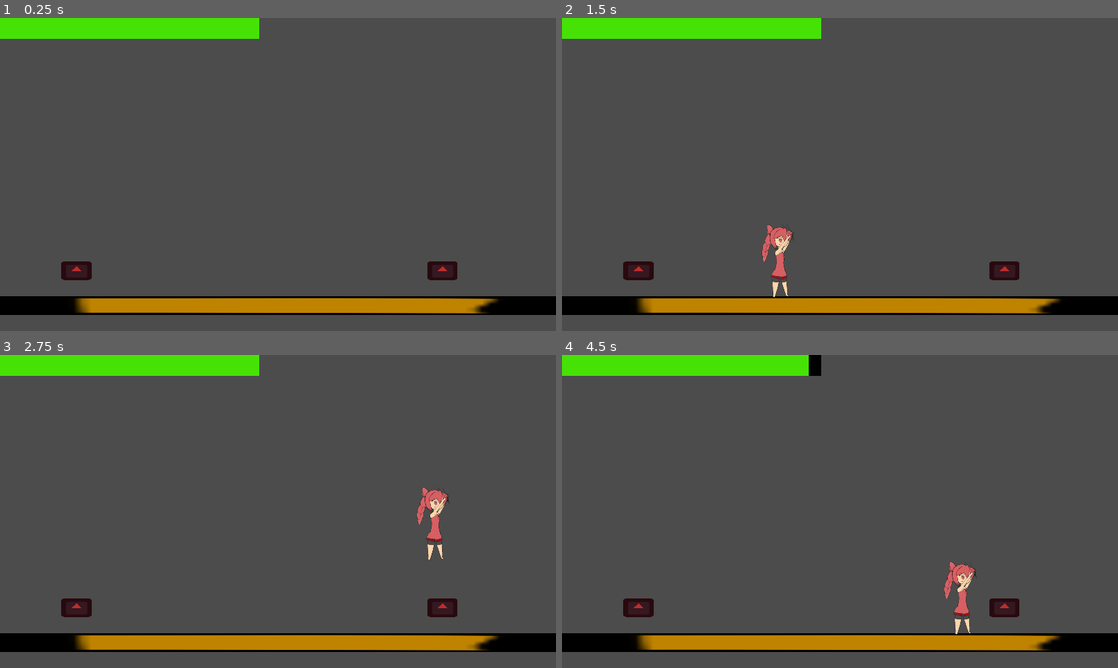
Above: before the commit, frames 1-4 (two rows, left to right).
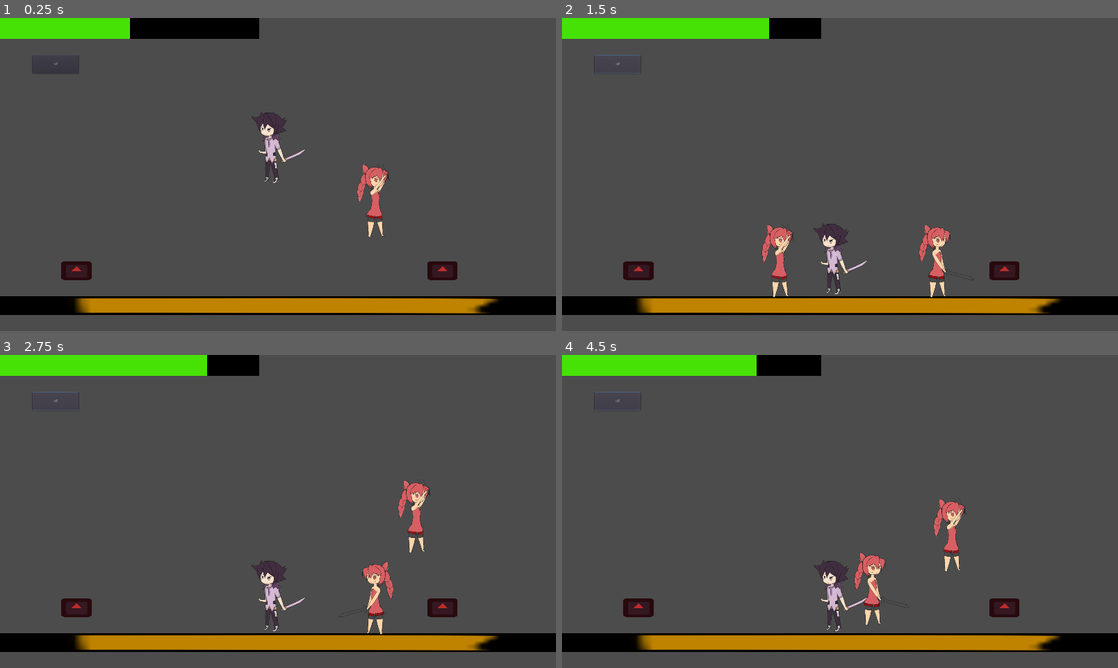
Above: after the commit, the same moments.

Repository: BeatMil/BigChase
Game: Godot game, scene res://scene/test_ground.tscn
Same seed, same stepped clock (60 frames per second), same inputs: the game is played once before the commit and once after it. The engine's default icon, where the game draws it, is replaced by a stand-in: a white triangle on a blue panel in a dark square.
Inputs (mouse positions are in pixels of both pictures, inside the frame that each line leads up to):
- Up to frame 1 (0.25 s): no input
- Up to frame 2 (1.5 s): click (617, 64) at 0.5 s, where only the run after the commit has a clickable "HP"; tap Enter at 1.25 s; hold U (p1_right) from 1.28 s (still down); hold Backspace (p2_attack) from 1.28 s (still down)
- Up to frame 3 (2.75 s): keep holding U (p1_right); tap . (p1_up) at 1.52, 2.27 s; tap T (p2_down) at 1.55, 2.1 s; release Backspace (p2_attack) at 2.03 s; tap H (p2_left) at 2.3 s
- Up to frame 4 (4.5 s): release U (p1_right) at 2.78 s; hold O (p1_left) 2.78-3.53 s; hold H (p2_left) 2.78-3.53 s; tap N (p2_right) at 3.05, 3.6 s; hold U (p1_right) from 3.53 s (still down); tap . (p1_up) at 3.77 s; tap C (p2_up) at 3.8 s; hold C (p2_up) from 4.28 s (still down)

The runs differ from the first frame. In frame 1, 2.8% of the frame differs, in the area x 5-71%, y 0-70%; in frame 2, 1.9%; in frame 3, 2.9%; in frame 4, 3.0%, in the area x 5-75%, y 0-90%.

Commit message:
Getting back to bigchase, clean up everything

Diff:
--- a/players/hp_bar.tscn
+++ b/enities/players/hp_bar.tscn
@@ -8,7 +8,7 @@
 [sub_resource type="StyleBoxFlat" id=2]
 bg_color = Color( 0, 0, 0, 1 )
 
-[node name="hp_bar" type="Node2D"]
+[node name="hp_bar_node2d" type="Node2D"]
 script = ExtResource( 1 )
 
 [node name="ProgressBar" type="ProgressBar" parent="."]
--- a/players/p1.tscn
+++ b/enities/players/p1.tscn
@@ -2,5 +2,5 @@
 
 [ext_resource path="res://script/p1.gd" type="Script" id=2]
 
-[node name="p1" type="Node2D"]
+[node name="p1_node2d" type="Node2D"]
 script = ExtResource( 2 )
--- /dev/null
+++ b/enities/players/p2.tscn
@@ -0,0 +1,6 @@
+[gd_scene load_steps=2 format=2]
+
+[ext_resource path="res://script/p2.gd" type="Script" id=1]
+
+[node name="p2_node2d" type="Node2D"]
+script = ExtResource( 1 )
--- a/characters/elesis.tscn
+++ b/media/characters/elesis.tscn
@@ -7,6 +7,7 @@
 [ext_resource path="res://sai/elesis/elesis.png" type="Texture" id=5]
 [ext_resource path="res://sai/elesis/normal_attack01/elesis_normal_attack02.png" type="Texture" id=6]
 [ext_resource path="res://sai/elesis/normal_attack01/elesis_normal_attack03.png" type="Texture" id=7]
+[ext_resource path="res://media/sounds/slash.wav" type="AudioStream" id=8]
 
 [sub_resource type="CapsuleShape2D" id=1]
 radius = 32.0
@@ -43,6 +44,20 @@
 "args": [  ],
 "method": "attack01"
 } ]
+}
+tracks/2/type = "audio"
+tracks/2/path = NodePath("sfx_attack")
+tracks/2/interp = 1
+tracks/2/loop_wrap = true
+tracks/2/imported = false
+tracks/2/enabled = true
+tracks/2/keys = {
+"clips": [ {
+"end_offset": 0.0,
+"start_offset": 0.0,
+"stream": ExtResource( 8 )
+} ],
+"times": PoolRealArray( 0.1 )
 }
 
 [sub_resource type="Animation" id=4]
@@ -100,6 +115,8 @@
 
 [node name="AudioStreamPlayer2D" type="AudioStreamPlayer2D" parent="."]
 
+[node name="sfx_attack" type="AudioStreamPlayer2D" parent="."]
+
 [connection signal="area_entered" from="Area2D" to="." method="_on_Area2D_area_entered"]
 [connection signal="timeout" from="dash_length_timer" to="." method="_on_dash_length_timer_timeout"]
 [connection signal="timeout" from="dash_trigger_right_timer" to="." method="_on_dash_trigger_right_timer_timeout"]
--- a/characters/jin.tscn
+++ b/media/characters/jin.tscn
@@ -1,6 +1,6 @@
 [gd_scene load_steps=5 format=2]
 
-[ext_resource path="res://characters/player.tscn" type="PackedScene" id=1]
+[ext_resource path="res://media/characters/player.tscn" type="PackedScene" id=1]
 [ext_resource path="res://sai/jin/idle.png" type="Texture" id=2]
 
 [sub_resource type="Animation" id=1]
--- a/characters/seighart_test.tscn
+++ b/media/characters/seighart_test.tscn
@@ -1,8 +1,7 @@
-[gd_scene load_steps=6 format=2]
+[gd_scene load_steps=5 format=2]
 
 [ext_resource path="res://sai/seighart/seighart.png" type="Texture" id=1]
 [ext_resource path="res://script/seighart_test.gd" type="Script" id=2]
-[ext_resource path="res://scene/bar/hp_bar.tscn" type="PackedScene" id=3]
 
 [sub_resource type="CapsuleShape2D" id=1]
 radius = 24.0
@@ -41,9 +40,8 @@
 enabled = true
 cast_to = Vector2( 0, 300 )
 
-[node name="hp_bar" parent="." instance=ExtResource( 3 )]
-position = Vector2( -96, -160 )
-hp = 10
+[node name="VisibilityNotifier2D" type="VisibilityNotifier2D" parent="."]
 
 [connection signal="area_entered" from="Area2D" to="." method="_on_Area2D_area_entered"]
 [connection signal="timeout" from="stun01_timer" to="." method="_on_stun01_timer_timeout"]
+[connection signal="screen_exited" from="VisibilityNotifier2D" to="." method="_on_VisibilityNotifier2D_screen_exited"]
--- a/project.godot
+++ b/project.godot
@@ -12,7 +12,7 @@
 
 config/name="BigChase"
 run/main_scene="res://scene/test_ground.tscn"
-config/icon="res://icon.png"
+config/icon="res://sai/elesis/elesis.png"
 
 [display]
 
@@ -104,6 +104,11 @@
 "events": [ Object(InputEventKey,"resource_local_to_scene":false,"resource_name":"","device":0,"alt":false,"shift":false,"control":false,"meta":false,"command":false,"pressed":false,"scancode":16777220,"unicode":0,"echo":false,"script":null)
  ]
 }
+heal={
+"deadzone": 0.5,
+"events": [ Object(InputEventKey,"resource_local_to_scene":false,"resource_name":"","device":0,"alt":false,"shift":false,"control":false,"meta":false,"command":false,"pressed":false,"scancode":65,"unicode":0,"echo":false,"script":null)
+ ]
+}
 
 [physics]
 
--- a/scene/test_ground.tscn
+++ b/scene/test_ground.tscn
@@ -1,10 +1,12 @@
-[gd_scene load_steps=8 format=2]
+[gd_scene load_steps=10 format=2]
 
-[ext_resource path="res://characters/elesis.tscn" type="PackedScene" id=1]
+[ext_resource path="res://media/characters/elesis.tscn" type="PackedScene" id=1]
 [ext_resource path="res://sai/ground/01.png" type="Texture" id=2]
 [ext_resource path="res://icon.png" type="Texture" id=3]
-[ext_resource path="res://players/p1.tscn" type="PackedScene" id=4]
-[ext_resource path="res://players/hp_bar.tscn" type="PackedScene" id=5]
+[ext_resource path="res://enities/players/p1.tscn" type="PackedScene" id=4]
+[ext_resource path="res://enities/players/hp_bar.tscn" type="PackedScene" id=5]
+[ext_resource path="res://media/characters/seighart_test.tscn" type="PackedScene" id=6]
+[ext_resource path="res://enities/players/p2.tscn" type="PackedScene" id=7]
 
 [sub_resource type="RectangleShape2D" id=1]
 extents = Vector2( 1080, 32 )
@@ -14,14 +16,14 @@
 
 [node name="test_ground" type="Node2D"]
 
-[node name="StaticBody2D" type="StaticBody2D" parent="."]
+[node name="floor" type="StaticBody2D" parent="."]
 
-[node name="Sprite" type="Sprite" parent="StaticBody2D"]
+[node name="Sprite" type="Sprite" parent="floor"]
 position = Vector2( 960, 992 )
 scale = Vector2( 30, 1 )
 texture = ExtResource( 2 )
 
-[node name="CollisionShape2D" type="CollisionShape2D" parent="StaticBody2D"]
+[node name="CollisionShape2D" type="CollisionShape2D" parent="floor"]
 position = Vector2( 952, 992 )
 shape = SubResource( 1 )
 
@@ -68,9 +70,30 @@
 scale = Vector2( 1.625, 1 )
 texture = ExtResource( 3 )
 
-[node name="p1" parent="." instance=ExtResource( 4 )]
+[node name="seighart" parent="." instance=ExtResource( 6 )]
+position = Vector2( 936, 248 )
 
-[node name="hp_bar" parent="p1" instance=ExtResource( 5 )]
+[node name="p2_node2d" parent="." instance=ExtResource( 7 )]
+position = Vector2( 1296, 432 )
 
-[node name="char" parent="p1" instance=ExtResource( 1 )]
+[node name="char" parent="p2_node2d" instance=ExtResource( 1 )]
+
+[node name="p1_node2d" parent="." instance=ExtResource( 4 )]
+
+[node name="hp_bar" parent="p1_node2d" instance=ExtResource( 5 )]
+hp = 10
+
+[node name="char" parent="p1_node2d" instance=ExtResource( 1 )]
 position = Vector2( 632, -368 )
+
+[node name="Button" type="Button" parent="."]
+margin_left = 112.0
+margin_top = 128.0
+margin_right = 272.0
+margin_bottom = 192.0
+text = "HP"
+__meta__ = {
+"_edit_use_anchors_": false
+}
+
+[connection signal="pressed" from="Button" to="p1_node2d/hp_bar" method="_on_Button_pressed"]
--- a/script/elesis.gd
+++ b/script/elesis.gd
@@ -1,4 +1,5 @@
- extends KinematicBody2D
+# elesis.gd
+extends KinematicBody2D
 
 # config
 export var motion = Vector2() # final resuilt of movement
@@ -13,8 +14,10 @@
 
 
 # sfx
-onready var HURTSFX = preload("res://sounds/hurt.wav")
-onready var JUMPSFX = preload("res://sounds/jump.wav")
+onready var HURTSFX = preload("res://media/sounds/hurt.wav")
+onready var JUMPSFX = preload("res://media/sounds/jump.wav")
+onready var SLASHSFX = preload("res://media/sounds/slash.wav")
+
 
 # dash mechanic helper
 export var dash_trigger_right = false
@@ -35,6 +38,7 @@
 
 # signal
 signal stunned01
+
 
 func _ready():
 	pass # Replace with function body.
@@ -71,6 +75,9 @@
 
 
 func lerp_motion_x():
+	"""
+	smooth from run to stay still
+	"""
 	motion.x = lerp(motion.x, 0, FRICTION)
 
 
--- a/script/hp_bar.gd
+++ b/script/hp_bar.gd
@@ -4,9 +4,9 @@
 var max_hp
 
 # Colors
-onready var green = load("res://players/stylebox/green.tres")
-onready var yellow = load("res://players/stylebox/yellow.tres")
-onready var red = load("res://players/stylebox/red.tres")
+onready var green = load("res://media/stylebox/green.tres")
+onready var yellow = load("res://media/stylebox/yellow.tres")
+onready var red = load("res://media/stylebox/red.tres")
 
 func _ready():
 	var ok = $"../char".connect("stunned01", self, "_on_char_stunned01")
@@ -14,6 +14,17 @@
 	max_hp = hp
 	to_yellow()
 	update_bar()
+
+
+func _process(delta):
+	pass
+
+
+func _physics_process(delta):
+	if Input.is_action_just_pressed("heal"):
+		increase_hp(2)
+		pass
+	pass
 
 
 func set_hp(amount : int):
@@ -55,3 +66,8 @@
 
 func _on_char_stunned01():
 	decrease_hp(1)
+
+
+func _on_Button_pressed():
+	increase_hp(3)
+	pass # Replace with function body.
--- /dev/null
+++ b/script/p2.gd
@@ -0,0 +1,41 @@
+# p2.gd
+extends Node2D
+########################################################
+# p2 controls
+# put character node inside p2 to control the character
+########################################################
+
+
+func _physics_process(delta):
+	if not $char.is_stunned:
+		if Input.is_action_pressed("p2_attack"):
+			$char.play_attack01()
+
+		if Input.is_action_pressed("p2_up"):
+			$char.jump()
+
+		# stop moving when both right and left are pressed
+		if Input.is_action_pressed("p2_right") and Input.is_action_pressed("p2_left"):
+			$char.reset_dash_trigger()
+			$char.stay_still()
+		elif Input.is_action_pressed("p2_right"):
+			$char.walk_right()
+		elif Input.is_action_pressed("p2_left"):
+			$char.walk_left()
+		elif Input.is_action_pressed("p2_right") == false:
+			$char.lerp_motion_x()
+		else:
+			$char.stay_still()
+
+		# check dash right
+		if Input.is_action_just_pressed("p2_right"):
+			$char.dash_right()
+		elif Input.is_action_just_pressed("p2_left"):
+			$char.dash_left()
+		elif Input.is_action_just_released("p2_right"):
+			$char.set_run(false)
+		elif Input.is_action_just_released("p2_left"):
+			$char.set_run(false)
+
+		if Input.is_action_just_pressed("p2_down"):
+			$char.downward_dash()
--- a/script/seighart_test.gd
+++ b/script/seighart_test.gd
@@ -1,3 +1,4 @@
+# seightart.gd
 extends KinematicBody2D
 
 export var motion = Vector2() # final resuilt of movement
@@ -8,7 +9,7 @@
 var FRICTION = 0.2
 
 # stun helper
-var stun01 = false
+var is_stunned = false
 var stun_right = Vector2(2000,-900)
 var stun_left = Vector2(-2000,-900)
 
@@ -33,24 +34,35 @@
 	# 	motion.x = lerp(motion.x, 0, FRICTION)
 	# else:
 	# 	motion.x = 0
-	if stun01 == true:
+	if is_stunned == true:
 		if $LRayCast2D.is_colliding():
 			motion = stun_right
 		if $RRayCast2D.is_colliding():
 			motion = stun_left
 
 
-	motion.x = lerp(motion.x, 0, FRICTION)
+	# motion.x = lerp(motion.x, 0, FRICTION)
 	motion.y += GRAVITY
 	motion = move_and_slide(motion, UP)
 
 
 func _on_Area2D_area_entered(area):
 	if area.is_in_group("attack"):
-		$hp_bar.decrease_hp(1)
 		$stun01_timer.start()
-		stun01 = true
+		is_stunned = true
+
+
+func _on_VisibilityNotifier2D_screen_exited():
+	motion = Vector2.ZERO
+	$".".global_position = Vector2(1000,100)
+
+
+func lerp_motion_x():
+	"""
+	smooth from run to stay still
+	"""
+	motion.x = lerp(motion.x, 0, FRICTION)
 
 
 func _on_stun01_timer_timeout():
-	stun01 = false
+	is_stunned = false
Not shown: 1 places in media/characters/elesis.tscn that only renumber resources
Not shown: 3 places in media/characters/player.tscn that only renumber resources
Not shown, changed: media/sounds/hurt.wav.import
Not shown, added: media/sounds/jump.wav.import
Not shown, changed: media/sounds/slash.wav.import
Renamed: players/stylebox/green.tres -> media/stylebox/green.tres
Renamed: players/stylebox/red.tres -> media/stylebox/red.tres
Renamed: players/stylebox/yellow.tres -> media/stylebox/yellow.tres
Not shown, added: media/sounds/hurt.wav
Not shown, added: media/sounds/jump.wav
Not shown, added: media/sounds/slash.wav
